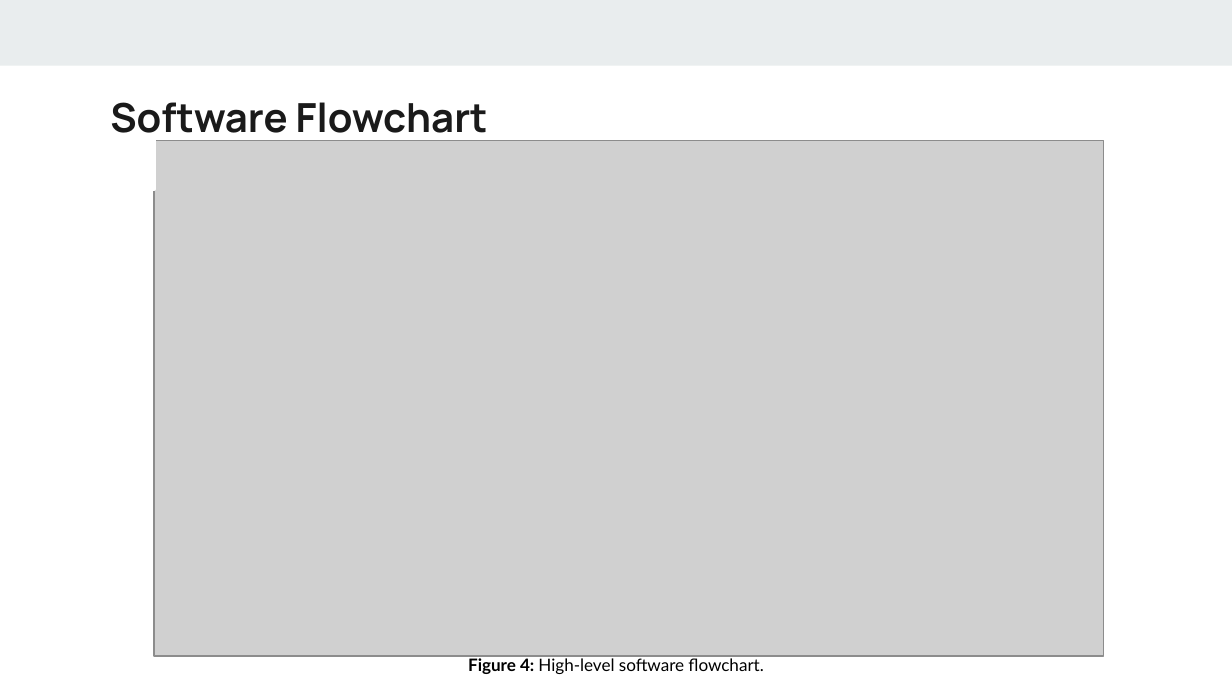
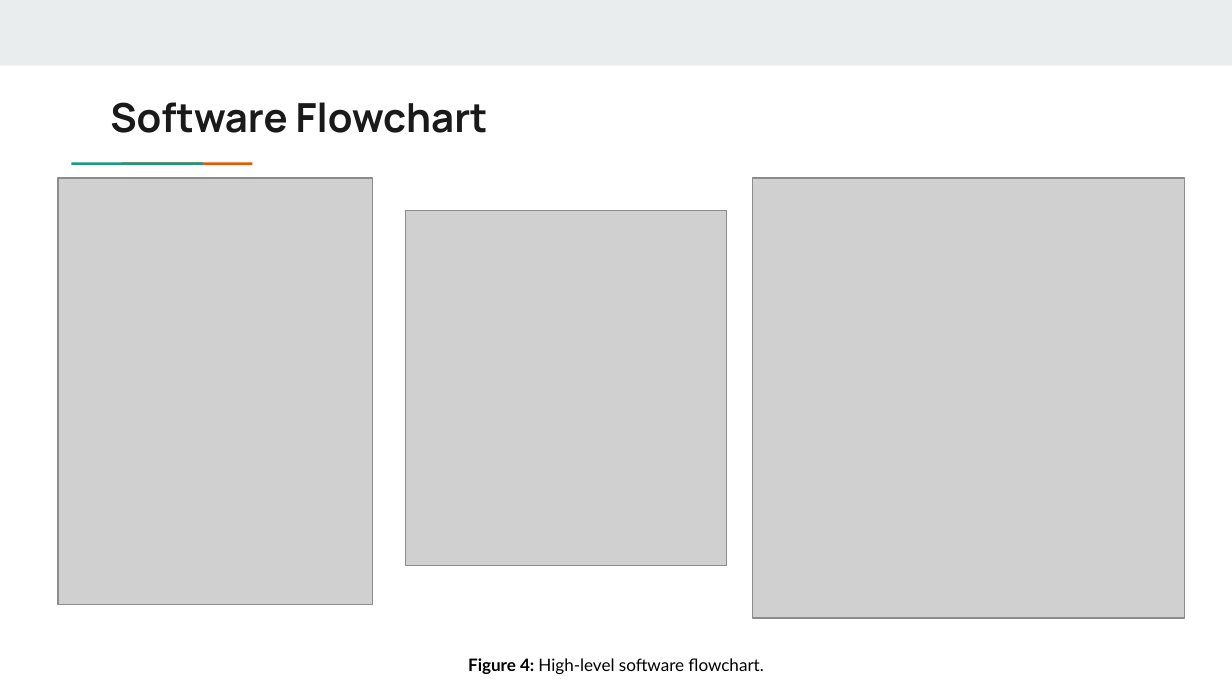
Before and after one commit to digitaldanny/AudioEffectsGlove, a slide deck: slide 7 of docs/Hand Tracking Glove - Project Presentation.pptx. Drawn at 1232x693 pixels with LibreOffice and Linux fonts; fonts in the diff are those of the drawing; grey boxes stand for pictures. Boxes give left, top, right and bottom in pixels: in the first picture for what was removed or moved away, otherwise in the second. Text is boxed around its words. In the diff, an @@ line names an element or a change of style, - is before the commit and + after.

```diff
--- a/docs/Hand Tracking Glove - Project Presentation.pptx
+++ b/docs/Hand Tracking Glove - Project Presentation.pptx
@@ rectangle removed at (70, 140, 154, 190) @@
@@ picture removed at (154, 140, 1104, 657) @@
@@ picture added at (58, 179, 372, 605) @@
@@ rectangle added at (161, 160, 212, 166), fill #EB5600 @@
@@ picture added at (753, 179, 1185, 618) @@
@@ picture added at (405, 211, 727, 565) @@
```
Also in this commit, not shown: 3 other slides changed, 2 other files.
